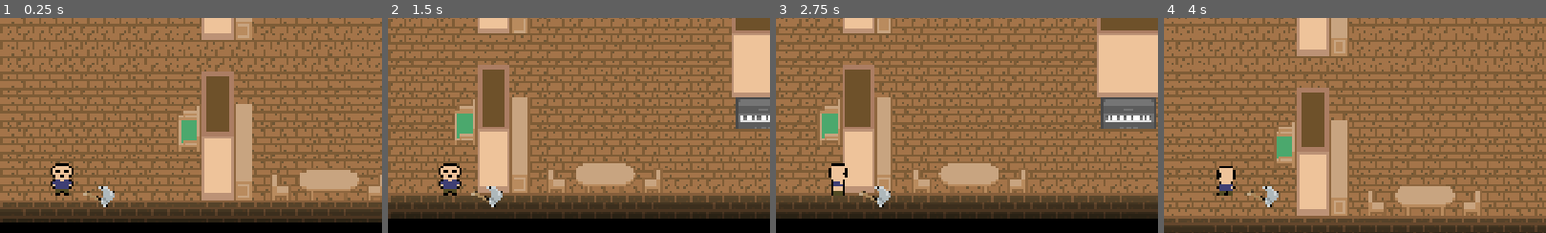
Above: before the commit, frames 1-4 (left to right).
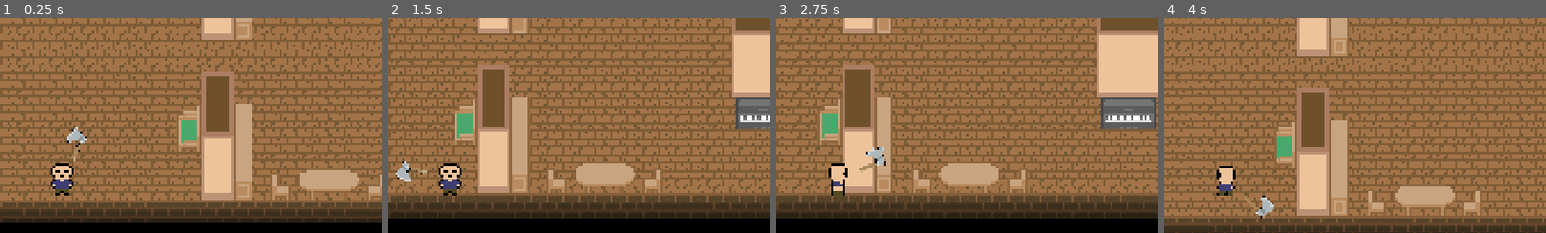
Above: after the commit, the same moments.

Repository: c-bejar/Night-of-the-Black-Spirits
Game: Godot game, scene res://Areas/House/house.tscn
Two runs of this game, one before a commit and one after it. Both use one fixed random seed, a clock stepped at 60 frames per second and the inputs below.
Inputs (mouse positions are % of the whole screen's width and height, from its top left):
- Up to frame 1 (0.25 s): no input
- Up to frame 2 (1.5 s): tap Enter at 0.5 s; move the mouse to (72, 45) at 0.52 s; hold D (move_right) 0.53-1.28 s; move the mouse to (30, 55) at 1.27 s; hold S (move_down) from 1.28 s (still down)
- Up to frame 3 (2.75 s): tap Space at 2 s; move the mouse to (60, 28) at 2.02 s; release S (move_down) at 2.03 s; hold D (move_right) from 2.03 s (still down)
- Up to frame 4 (4 s): tap Enter at 2.75 s; move the mouse to (45, 70) at 2.77 s; release D (move_right) at 2.78 s; hold W (move_up) 2.78-3.53 s; tap Space at 3.5 s; move the mouse to (80, 65) at 3.52 s; hold A (move_left) from 3.53 s (still down)
The pictures show only the part of the screen within x 42-92%, y 12-62%; the shares and areas given below are measured in that part.

The runs differ from the first frame. In frame 1, 0.6% of the frame differs, in the area x 17-30%, y 50-88%; in frame 2, 0.6%; in frame 3, 0.7%, in the area x 21-30%, y 60-88%; in frame 4, 0.5%.

Commit message:
add: axe rotation around player

Diff:
--- a/Entities/Player/player.gd
+++ b/Entities/Player/player.gd
@@ -17,6 +17,8 @@
 	self.velocity = direction_vector * SPEED * speed_modifier
 	self.move_and_slide()
 
+	$"Rotation Point".look_at(self.get_global_mouse_position())
+
 func set_animation_mode(direction: Vector2) -> void:
 	$AnimationTree.set("parameters/Idle/blend_position", direction)
 	$AnimationTree.set("parameters/Move/blend_position", direction)
